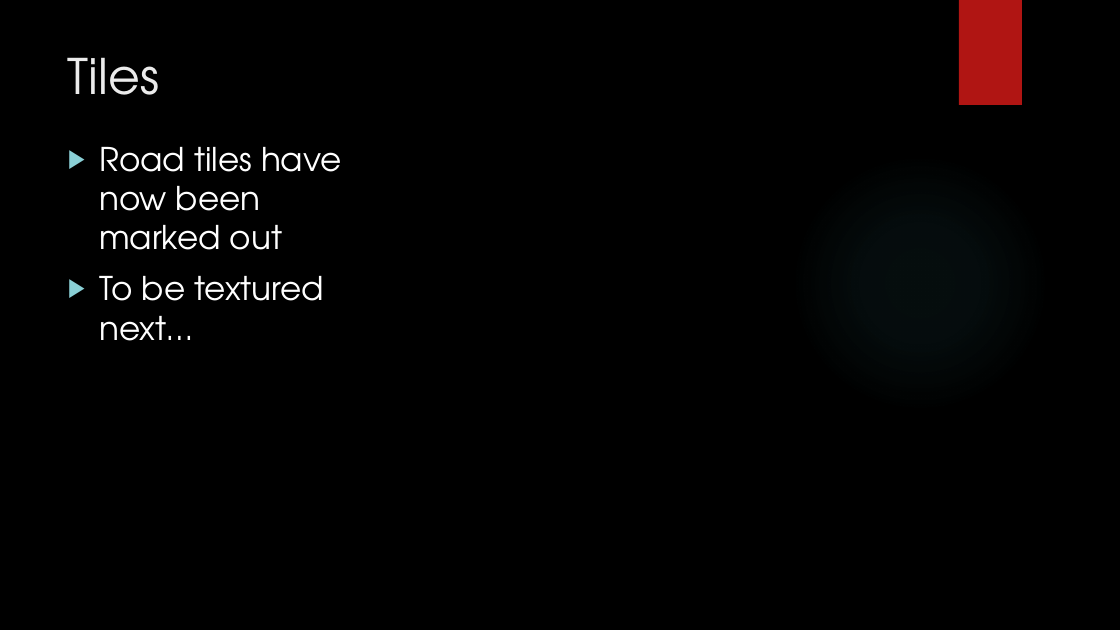
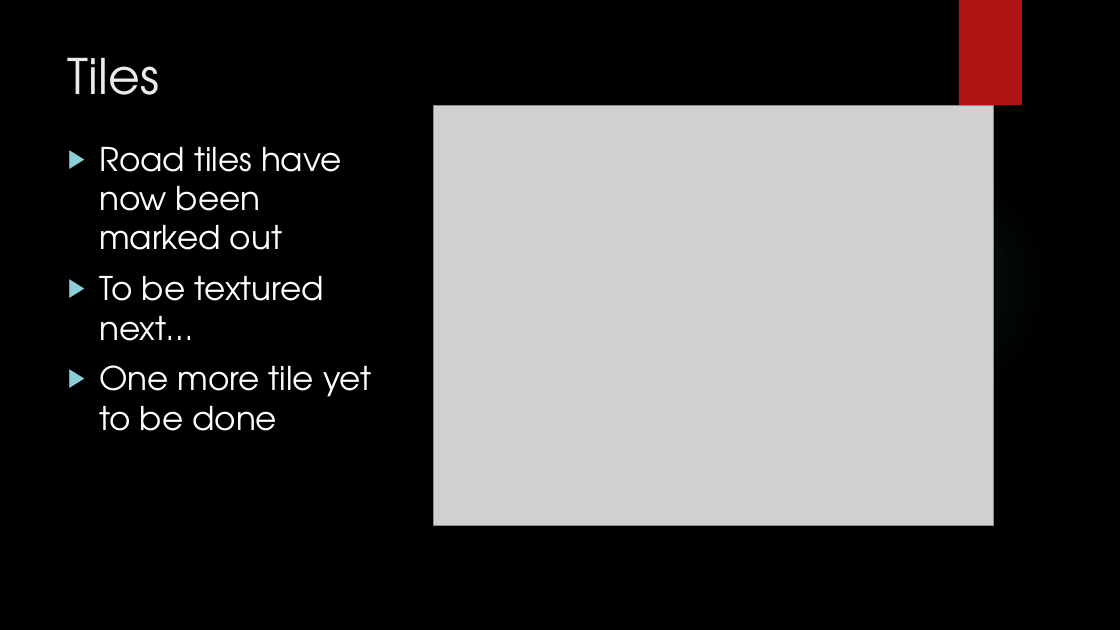
Before and after one commit to Pointer4ncfc/Dissertation, a slide deck: slide 6 of Documentation/Final Project Presentation.pptx. Drawn at 1120x630 pixels with LibreOffice and Linux fonts; fonts in the diff are those of the drawing; grey boxes stand for pictures; background and template pictures are left out. Boxes give left, top, right and bottom in pixels: in the first picture for what was removed or moved away, otherwise in the second. Text is boxed around its words. In the diff, an @@ line names an element or a change of style, - is before the commit and + after.

```diff
--- a/Documentation/Final Project Presentation.pptx
+++ b/Documentation/Final Project Presentation.pptx
@@ picture added at [434,106,994,526] @@
@@ text at [99,365,371,431]: paragraph added @@
+▶ One more tile yet to be done
```
Also in this commit, not shown: 6 other slides changed, 12 other files.
